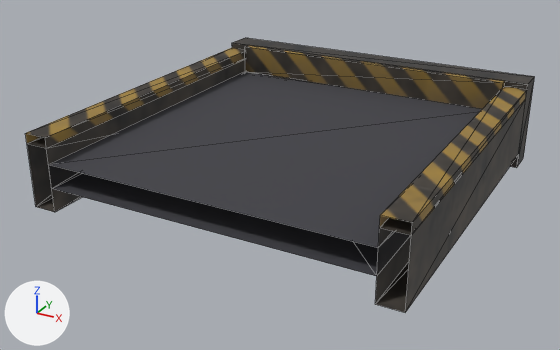
The glTF model arte/modelos/logistica/esteira/esteira_fim/esteira_fim.glb, before and after one commit.
Both versions are drawn from a 50 mm camera at (0.839, -1.667, 0.844) aimed at (-0.036, -0.076, 0.048). The lights are fixed; the arrows at lower left show +X, +Y and +Z. The first picture is the older version. Mesh edges are drawn as thin lines. Vertices at exactly the same position are counted once.

Names of what the first picture shows: 'esteira_fim'.
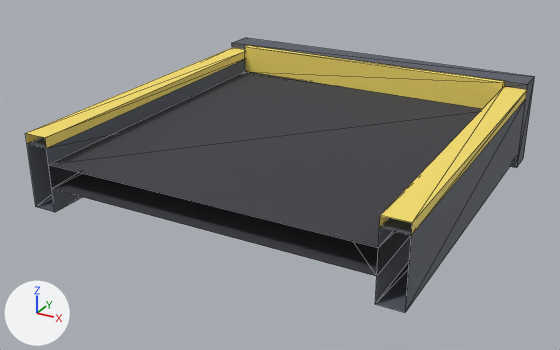
The change, as a list of edits to the scene's bpy script:
```text
Add mat_p_faixa:
    mat_p_faixa = principled_material('P_Faixa')
    mat_p_faixa.base_color = (0.95, 0.75, 0.15)  # yellow #f9e16c
    mat_p_faixa.roughness = 0.7
Add mat_p_escuro:
    mat_p_escuro = principled_material('P_Escuro')
    mat_p_escuro.base_color = (0.1, 0.11, 0.14)  # dark grey #595d69
    mat_p_escuro.roughness = 0.7
Add mat_p_metal:
    mat_p_metal = principled_material('P_Metal')
    mat_p_metal.base_color = (0.42, 0.46, 0.52)  # light grey #adb5bf
    mat_p_metal.metallic = 0.3
Change me_esteira_fim_corpo:
    where me_esteira_fim_corpo.from_pydata(...)  # 70 vertices, 100 faces; spans x -0.46..0.46, y -0.5..0.46, z 0.0..0.24
    used by ob_esteira_fim; location = (0.0, 0.0, 0.0)
    me_esteira_fim_corpo part 1: 28 of the faces centred in x -0.46..0.46, y -0.207..0.46, z 0.0..0.24 switch from mat_esteira_fim_tex (picture img_esteira_fim_tex) to mat_p_escuro (dark grey #595d69)
    me_esteira_fim_corpo part 2: 8 of the faces centred in x -0.133..0.133, y 0.36..0.38, z 0.16..0.24 switch from mat_esteira_fim_tex (picture img_esteira_fim_tex) to mat_p_faixa (yellow #f9e16c)
    me_esteira_fim_corpo part 3: 5 of the faces centred in x -0.46..-0.4, y 0.087..0.373, z 0.187..0.225 switch from mat_esteira_fim_tex (picture img_esteira_fim_tex) to mat_p_faixa (yellow #f9e16c)
    me_esteira_fim_corpo part 4: 5 of the faces centred in x 0.4..0.46, y 0.087..0.373, z 0.187..0.225 switch from mat_esteira_fim_tex (picture img_esteira_fim_tex) to mat_p_faixa (yellow #f9e16c)
    me_esteira_fim_corpo part 5: 3 of the faces centred in x -0.46..-0.4, y -0.207, z 0.208..0.225 switch from mat_esteira_fim_tex (picture img_esteira_fim_tex) to mat_p_faixa (yellow #f9e16c)
    me_esteira_fim_corpo part 6: 3 of the faces centred in x 0.4..0.46, y -0.207, z 0.208..0.225 switch from mat_esteira_fim_tex (picture img_esteira_fim_tex) to mat_p_faixa (yellow #f9e16c)
    me_esteira_fim_corpo part 7: texture (UV) coordinates of 100 of 100 faces, centred in x -0.46..0.46, y -0.207..0.46, z 0.0..0.24, changed; they spanned u 0.0..1.0, v 0.0..1.0 and now span u 0.0..1.0, v 0.0..0.88
    add me_esteira_fim_corpo.materials.append(mat_p_metal)  # light grey #adb5bf
```

What differs and where, as boxes (x1, y1, x2, y2) in the pictures (560 x 350 px):
'esteira_fim', recoloured, surface changed (lighter)
    both: (25, 38, 534, 313)
part 1 of me_esteira_fim_corpo, recoloured
    both: (27, 38, 534, 313)
part 2 of me_esteira_fim_corpo, recoloured (lighter)
    both: (245, 45, 505, 109)
part 3 of me_esteira_fim_corpo, recoloured
    both: (29, 48, 245, 141)
part 4 of me_esteira_fim_corpo, recoloured
    both: (413, 82, 527, 230)
part 5 of me_esteira_fim_corpo, recoloured
    both: (25, 51, 245, 148)
part 6 of me_esteira_fim_corpo, recoloured (lighter)
    both: (379, 87, 523, 236)
part 7 of me_esteira_fim_corpo, surface changed (lighter)
    both: (25, 38, 534, 313)
